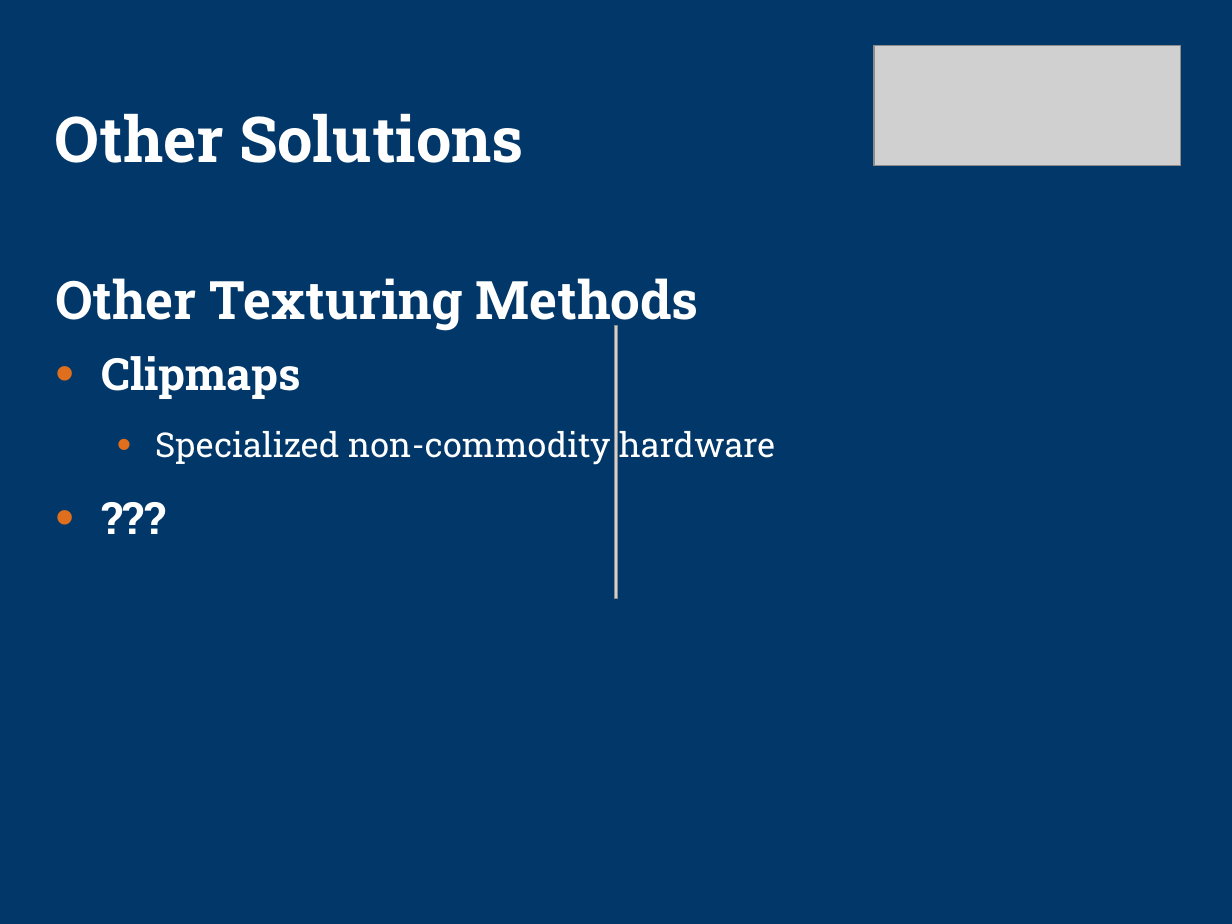
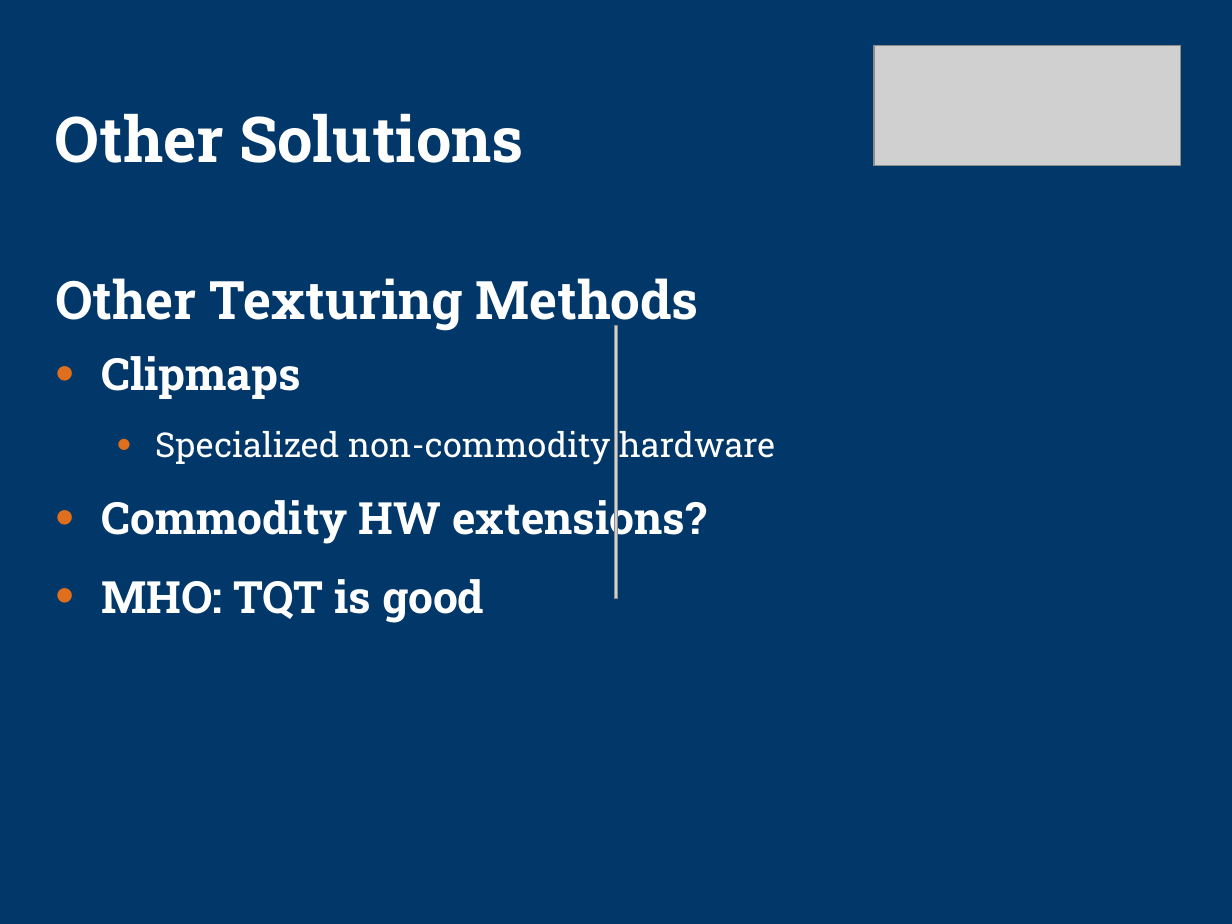
Before and after one commit to kphillisjr/tu-testbed, a slide deck: slide 38 of tu-testbed/docs/sig-preso2.ppt (slide 39 before the commit). Drawn at 1232x924 pixels with LibreOffice and Linux fonts; fonts in the diff are those of the drawing; grey boxes stand for pictures; background and template pictures are left out. Boxes give left, top, right and bottom in pixels: in the first picture for what was removed or moved away, otherwise in the second. Text is boxed around its words. In the diff, an @@ line names an element or a change of style, - is before the commit and + after.

```diff
--- a/tu-testbed/docs/sig-preso2.ppt
+++ b/tu-testbed/docs/sig-preso2.ppt
@@ text at <box>101,493,706,623</box>: text changed @@
-• ???
+• Commodity HW extensions?
+• MHO: TQT is good
```
Also in this commit, not shown: 11 other slides changed, 1 slide removed, 6 other files.
